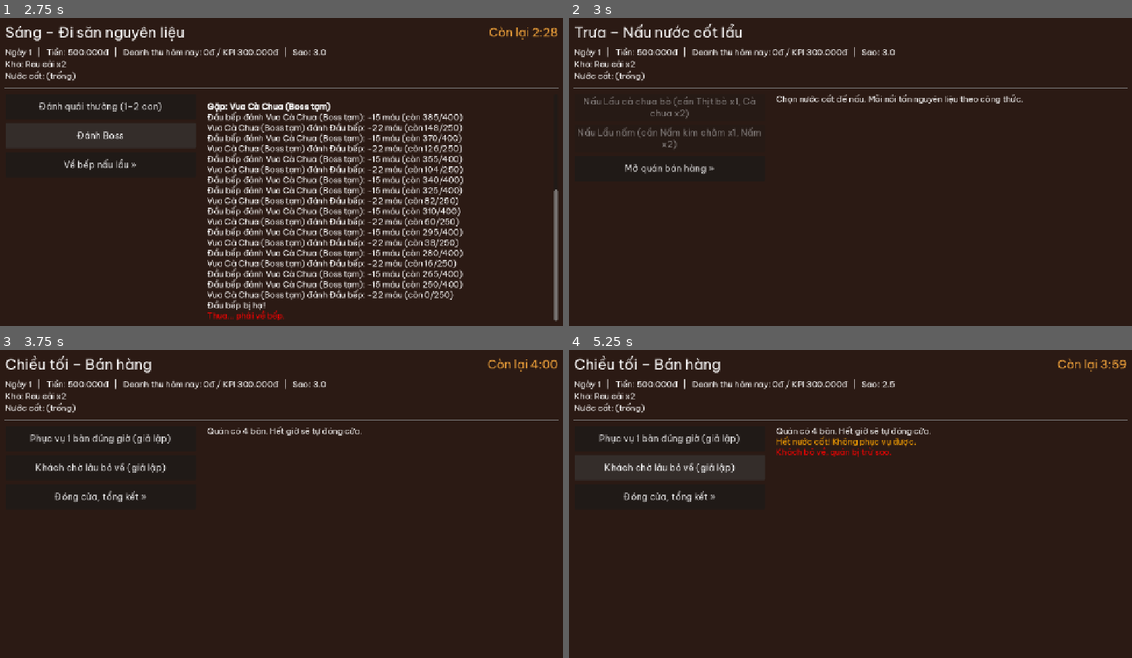
Above: before the commit, frames 1-4 (two rows, left to right).
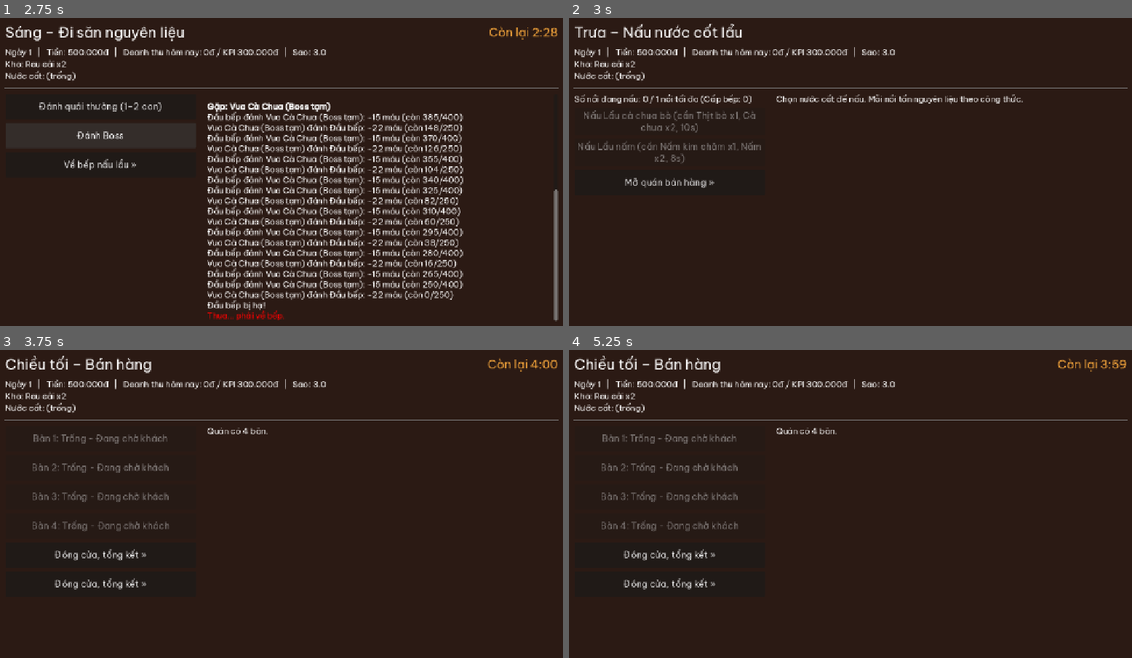
Above: after the commit, the same moments.

Repository: Znoywho/HotPot_SUNSUT
Game: Godot game, scene res://scenes/main_menu/main_menu.tscn
The game is run twice, just before and just after one commit, with the same random seed, the same clock (stepped at 60 frames per second) and the same inputs.
Inputs (mouse positions are in pixels of both pictures, inside the frame that each line leads up to):
- Up to frame 1 (2.75 s): click "Chơi mới" at 0.5 s; click "Đánh quái thường (1–2 con)" at 1.25 s; click "Đánh Boss" at 2 s
- Up to frame 2 (3 s): click "Về bếp nấu lẩu »" at 2.75 s
- Up to frame 3 (3.75 s): click "Mở quán bán hàng »" at 3.5 s
- Up to frame 4 (5.25 s): click (670, 439) at 4.25 s, where only the run before the commit has a clickable "Phục vụ 1 bàn đúng giờ (giả l…"; click (670, 467) at 5 s, where only the run before the commit has a clickable "Khách chờ lâu bỏ về (giả lập)"

Frame 1 is identical in both runs. In frame 2, 2.1% of the frame differs, in the area x 1-35%, y 24-56%; in frame 3, 2.0%; in frame 4, 2.6%, in the area x 5-65%, y 10-78%.

Commit message:
Implement Member 3 cook/sell tasks

Diff:
--- /dev/null
+++ b/data/broths/royal_broth.tres
@@ -0,0 +1,12 @@
+[gd_resource type="Resource" script_class="BrothData" load_steps=2 format=3]
+
+[ext_resource type="Script" path="res://data/classes/broth_data.gd" id="1"]
+
+[resource]
+script = ExtResource("1")
+id = "royal_broth"
+display_name = "Lẩu hoàng gia"
+ingredients = {"beef": 1, "shrimp": 1, "mushroom": 1}
+cook_time = 15.0
+price = 300000
+unlock_day = 15
--- /dev/null
+++ b/data/broths/seafood_broth.tres
@@ -0,0 +1,12 @@
+[gd_resource type="Resource" script_class="BrothData" load_steps=2 format=3]
+
+[ext_resource type="Script" path="res://data/classes/broth_data.gd" id="1"]
+
+[resource]
+script = ExtResource("1")
+id = "seafood_broth"
+display_name = "Lẩu hải sản"
+ingredients = {"shrimp": 2, "enoki": 1}
+cook_time = 12.0
+price = 220000
+unlock_day = 10
--- /dev/null
+++ b/data/broths/spicy_broth.tres
@@ -0,0 +1,12 @@
+[gd_resource type="Resource" script_class="BrothData" load_steps=2 format=3]
+
+[ext_resource type="Script" path="res://data/classes/broth_data.gd" id="1"]
+
+[resource]
+script = ExtResource("1")
+id = "spicy_broth"
+display_name = "Lẩu cay"
+ingredients = {"beef": 1, "tomato": 1, "greens": 1}
+cook_time = 9.0
+price = 180000
+unlock_day = 5
--- a/scenes/cook/cook_phase.gd
+++ b/scenes/cook/cook_phase.gd
@@ -1,12 +1,30 @@
 extends ScreenBase
 ## Trưa – nấu nước cốt lẩu.
-## BẢN TẠM: bấm là nấu xong ngay.
-## TODO(Tuấn): thời gian nấu = cook_time * Database.upgrade_value("stove"),
-##   giới hạn số nồi nấu cùng lúc theo cấp bếp, UI bếp thật.
+
+const BASE_POT_COUNT := 1
+
+var _cooking: Array[Dictionary] = []
 
 
 func _get_title() -> String:
 	return "Trưa – Nấu nước cốt lẩu"
+
+
+func _ready() -> void:
+	super._ready()
+
+
+func _process(delta: float) -> void:
+	super._process(delta)
+	for i in range(_cooking.size() - 1, -1, -1):
+		var pot := _cooking[i]
+		pot["remaining"] = float(pot["remaining"]) - delta
+		if float(pot["remaining"]) <= 0.0:
+			_cooking.remove_at(i)
+			GameState.add_broth(str(pot["broth_id"]))
+			log_line("Đã nấu xong 1 nồi %s." % str(pot["display_name"]))
+			_rebuild()
+	_update_pot_labels()
 
 
 func _setup() -> void:
@@ -16,16 +34,50 @@
 
 func _rebuild() -> void:
 	clear_actions()
+	var max_pots := BASE_POT_COUNT + GameState.get_upgrade_level("stove")
+	var info := Label.new()
+	info.text = "Số nồi đang nấu: %d / %d nồi tối đa (Cấp bếp: %d)" % [_cooking.size(), max_pots, GameState.get_upgrade_level("stove")]
+	info.add_theme_font_size_override("font_size", 18)
+	actions.add_child(info)
+	for pot in _cooking:
+		var row := Label.new()
+		row.text = "%s - %s - %.0fs" % [str(pot["display_name"]), "Đang nấu", maxf(float(pot["remaining"]), 0.0)]
+		row.add_theme_font_size_override("font_size", 18)
+		actions.add_child(row)
+		pot["ui_label"] = row
 	for broth in Database.broths_for_day(GameState.day):
+		var cook_time := broth.cook_time * Database.upgrade_value("stove")
 		var button := add_action(
-			"Nấu %s (cần %s)" % [broth.display_name, GameState.describe_items(broth.ingredients)],
+			"Nấu %s (cần %s, %.0fs)" % [broth.display_name, GameState.describe_items(broth.ingredients), cook_time],
 			_cook.bind(broth))
-		button.disabled = not GameState.has_items(broth.ingredients)
+		button.disabled = not GameState.has_items(broth.ingredients) or _cooking.size() >= max_pots
+	if _cooking.size() >= max_pots:
+		log_line("Bếp đã đầy nồi (tối đa %d nồi), hãy đợi nấu xong!" % max_pots)
 	add_action("Mở quán bán hàng »", DayManager.next_phase)
 
 
+func _update_pot_labels() -> void:
+	for pot in _cooking:
+		if pot.has("ui_label"):
+			var label: Label = pot["ui_label"]
+			label.text = "%s - %s - %.0fs" % [str(pot["display_name"]), "Đang nấu", maxf(float(pot["remaining"]), 0.0)]
+
+
 func _cook(broth: BrothData) -> void:
-	if GameState.consume_items(broth.ingredients):
-		GameState.add_broth(broth.id)
-		log_line("Đã nấu 1 nồi %s." % broth.display_name)
+	var max_pots := BASE_POT_COUNT + GameState.get_upgrade_level("stove")
+	if _cooking.size() >= max_pots:
+		log_line("Bếp đã đầy nồi (tối đa %d nồi), hãy đợi nấu xong!" % max_pots)
+		return
+	if not GameState.has_items(broth.ingredients):
+		return
+	if not GameState.consume_items(broth.ingredients):
+		return
+	var cook_time := broth.cook_time * Database.upgrade_value("stove")
+	_cooking.append({
+		"broth_id": broth.id,
+		"display_name": broth.display_name,
+		"remaining": cook_time,
+		"total": cook_time,
+	})
+	log_line("Bắt đầu nấu 1 nồi %s (%.0fs)." % [broth.display_name, cook_time])
 	_rebuild()
--- /dev/null
+++ b/scenes/sell/cart.gd
@@ -0,0 +1,24 @@
+class_name Cart
+extends Node
+
+var carrying_broth_id := ""
+
+
+func pick_broth(broth_id: String) -> bool:
+	if not GameState.take_broth(broth_id):
+		return false
+	carrying_broth_id = broth_id
+	return true
+
+
+func serve_to(table: TableNode) -> bool:
+	if carrying_broth_id == "":
+		return false
+	var ok := table.serve(carrying_broth_id)
+	if ok:
+		carrying_broth_id = ""
+	return ok
+
+
+func clear() -> void:
+	carrying_broth_id = ""
--- /dev/null
+++ b/scenes/sell/customer.gd
@@ -0,0 +1,37 @@
+class_name Customer
+extends Node
+
+signal order_placed(broth_id: String, side_items: Array[String])
+signal left_angry
+
+var desired_broth_id := ""
+var side_items: Array[String] = []
+var wait_time := 20.0
+var _remaining := 0.0
+var _active := false
+
+
+func setup(broth_id: String, sides: Array[String], wait_seconds: float) -> void:
+	desired_broth_id = broth_id
+	side_items = sides
+	wait_time = wait_seconds
+	_remaining = wait_seconds
+	_active = true
+	order_placed.emit(broth_id, sides)
+
+
+func _process(delta: float) -> void:
+	if not _active:
+		return
+	_remaining -= delta
+	if _remaining <= 0.0:
+		_active = false
+		left_angry.emit()
+
+
+func remaining_time() -> float:
+	return maxf(_remaining, 0.0)
+
+
+func stop_waiting() -> void:
+	_active = false
--- a/scenes/sell/sell_phase.gd
+++ b/scenes/sell/sell_phase.gd
@@ -1,44 +1,174 @@
 extends ScreenBase
 ## Chiều tối – bán hàng.
-## BẢN TẠM: bấm nút để giả lập phục vụ 1 bàn hoặc khách bỏ về.
-## TODO(Tuấn): khách vào nhận bàn -> gọi nước cốt + món nhúng -> người chơi chọn bàn,
-##   xếp món lên xe đẩy, giao đúng bàn. Giao kịp: tip 3–7% (+ Nội thất).
-##   Chờ quá lâu: khách bỏ về, GameState.lose_star(). Lượng khách x GameState.customer_multiplier.
 
 const TIP_MIN := 0.03
 const TIP_MAX := 0.07
+const BASE_EATING_TIME := 8.0
+const SPAWN_INTERVAL := 6.0
+const CUSTOMER_WAIT := 20.0
+
+var tables: Array[TableNode] = []
+var cart := Cart.new()
+var _spawn_timer := 3.0
+var _ui_timer := 0.0
+var _buttons: Array[Button] = []
 
 
 func _get_title() -> String:
 	return "Chiều tối – Bán hàng"
 
 
-func _setup() -> void:
-	add_action("Phục vụ 1 bàn đúng giờ (giả lập)", _serve_table)
-	add_action("Khách chờ lâu bỏ về (giả lập)", _customer_left)
-	add_action("Đóng cửa, tổng kết »", DayManager.next_phase)
-	log_line("Quán có %d bàn. Hết giờ sẽ tự đóng cửa." % GameState.tables_floor1)
+func _ready() -> void:
+	super._ready()
+	add_child(cart)
 
 
-func _serve_table() -> void:
-	var broth := _first_available_broth()
-	if broth == null:
-		log_line("[color=orange]Hết nước cốt! Không phục vụ được.[/color]")
-		return
-	GameState.take_broth(broth.id)
-	var tip_rate := randf_range(TIP_MIN, TIP_MAX) + Database.upgrade_value("furniture")
-	var tip := roundi(broth.price * tip_rate)
-	GameState.add_money(broth.price + tip)
-	log_line("Phục vụ %s: %s + tip %s" % [broth.display_name, GameState.format_money(broth.price), GameState.format_money(tip)])
+func _process(delta: float) -> void:
+	super._process(delta)
+	var spawn_interval := SPAWN_INTERVAL / maxf(0.2, GameState.customer_multiplier)
+	_spawn_timer -= delta
+	if _spawn_timer <= 0.0:
+		_spawn_timer = spawn_interval
+		_try_spawn_customer()
+	for table in tables:
+		if table.state == TableNode.State.WAITING_ORDER and table.customer:
+			if table.customer.remaining_time() <= 0.0:
+				_customer_timeout(table)
+		elif table.state == TableNode.State.EATING:
+			if table.eating_remaining() <= 0.0:
+				_finish_eating(table)
+	_ui_timer += delta
+	if _ui_timer >= 0.5:
+		_ui_timer = 0.0
+		_update_buttons()
 
 
-func _customer_left() -> void:
+func _setup() -> void:
+	for i in GameState.tables_floor1:
+		var table := TableNode.new()
+		table.eating_time = BASE_EATING_TIME * Database.upgrade_value("stove")
+		add_child(table)
+		tables.append(table)
+		table.customer_left.connect(_on_table_cleared)
+		table.eating_finished.connect(_on_eating_finished)
+	_rebuild_ui()
+	add_action("Đóng cửa, tổng kết »", DayManager.next_phase)
+	log_line("Quán có %d bàn." % GameState.tables_floor1)
+
+
+func _try_spawn_customer() -> void:
+	var empty_table := _first_empty_table()
+	if empty_table == null:
+		return
+	var broth := _random_unlocked_broth()
+	if broth == null:
+		return
+	var sides := _random_side_items()
+	var customer := Customer.new()
+	add_child(customer)
+	customer.setup(broth.id, sides, CUSTOMER_WAIT)
+	empty_table.occupy(customer)
+	empty_table.place_order(broth.id, sides)
+	log_line("Khách vào bàn, gọi %s." % broth.display_name)
+	_rebuild_ui()
+
+
+func _first_empty_table() -> TableNode:
+	for table in tables:
+		if table.state == TableNode.State.EMPTY:
+			return table
+	return null
+
+
+func _random_unlocked_broth() -> BrothData:
+	var broths := Database.broths_for_day(GameState.day)
+	if broths.is_empty():
+		return null
+	return broths[randi() % broths.size()]
+
+
+func _random_side_items() -> Array[String]:
+	var pool := ["beef", "mushroom", "greens", "shrimp", "enoki", "tomato"]
+	var count := 1 + randi() % 2
+	var result: Array[String] = []
+	for i in count:
+		result.append(pool[randi() % pool.size()])
+	return result
+
+
+func _serve_table(table: TableNode) -> void:
+	if table.state != TableNode.State.WAITING_ORDER:
+		return
+	if not cart.pick_broth(table.order_broth_id):
+		var broth := Database.get_broth(table.order_broth_id)
+		log_line("[color=orange]Kho chưa có món %s![/color]" % (broth.display_name if broth else table.order_broth_id))
+		return
+	if cart.serve_to(table):
+		log_line("Đã giao %s đến bàn." % table.order_broth_id)
+		_rebuild_ui()
+
+
+func _finish_eating(table: TableNode) -> void:
+	var broth := Database.get_broth(table.order_broth_id)
+	if broth:
+		var tip_rate := randf_range(TIP_MIN, TIP_MAX) + Database.upgrade_value("furniture")
+		var tip := roundi(broth.price * tip_rate)
+		GameState.add_money(broth.price + tip)
+		log_line("Khách thanh toán %s: %s + tip %s" % [broth.display_name, GameState.format_money(broth.price), GameState.format_money(tip)])
+	table.clear()
+	_rebuild_ui()
+
+
+func _customer_timeout(table: TableNode) -> void:
+	if table.state != TableNode.State.WAITING_ORDER:
+		return
 	GameState.lose_star()
 	log_line("[color=red]Khách bỏ về, quán bị trừ sao.[/color]")
+	table.clear()
+	_rebuild_ui()
 
 
-func _first_available_broth() -> BrothData:
-	for id in GameState.broths:
-		if GameState.get_broth_count(id) > 0:
-			return Database.get_broth(id)
-	return null
+func _on_table_cleared(_table: TableNode) -> void:
+	pass
+
+
+func _on_eating_finished(table: TableNode) -> void:
+	_finish_eating(table)
+
+
+func _rebuild_ui() -> void:
+	clear_actions()
+	_buttons.clear()
+	for i in tables.size():
+		var table := tables[i]
+		var button := Button.new()
+		button.custom_minimum_size = Vector2(0, 56)
+		button.add_theme_font_size_override("font_size", 20)
+		if table.state == TableNode.State.EMPTY:
+			button.text = "Bàn %d: Trống - Đang chờ khách" % (i + 1)
+			button.disabled = true
+		elif table.state == TableNode.State.WAITING_ORDER:
+			button.text = "👉 Giao món cho Bàn %d: Cần %s (%.0fs)" % [i + 1, table.order_broth_id, table.customer.remaining_time() if table.customer else 0.0]
+			button.disabled = false
+			button.pressed.connect(_serve_table.bind(table))
+		elif table.state == TableNode.State.EATING:
+			button.text = "Bàn %d: Khách đang ăn (%.0fs)" % [i + 1, table.eating_remaining()]
+			button.disabled = true
+		else:
+			button.text = "Bàn %d: %s" % [i + 1, "Trạng thái khác"]
+			button.disabled = true
+		actions.add_child(button)
+		_buttons.append(button)
+	add_action("Đóng cửa, tổng kết »", DayManager.next_phase)
+
+
+func _update_buttons() -> void:
+	for i in tables.size():
+		if i >= _buttons.size():
+			return
+		var table := tables[i]
+		var button := _buttons[i]
+		if table.state == TableNode.State.WAITING_ORDER:
+			button.text = "👉 Giao món cho Bàn %d: Cần %s (%.0fs)" % [i + 1, table.order_broth_id, table.customer.remaining_time() if table.customer else 0.0]
+		elif table.state == TableNode.State.EATING:
+			button.text = "Bàn %d: Khách đang ăn (%.0fs)" % [i + 1, table.eating_remaining()]
--- /dev/null
+++ b/scenes/sell/table.gd
@@ -0,0 +1,63 @@
+class_name TableNode
+extends Node
+
+enum State { EMPTY, OCCUPIED, WAITING_ORDER, SERVED, EATING }
+var state: State = State.EMPTY
+var customer: Customer = null
+var order_broth_id := ""
+var side_items: Array[String] = []
+var is_served := false
+var eating_time := 0.0
+var _eating_remaining := 0.0
+
+signal customer_arrived(table: TableNode)
+signal order_ready(table: TableNode, broth_id: String, side_items: Array[String])
+signal customer_left(table: TableNode)
+signal eating_finished(table: TableNode)
+
+
+func occupy(c: Customer) -> void:
+	customer = c
+	state = State.OCCUPIED
+	customer_arrived.emit(self)
+
+
+func place_order(broth_id: String, sides: Array[String]) -> void:
+	order_broth_id = broth_id
+	side_items = sides
+	state = State.WAITING_ORDER
+	order_ready.emit(self, broth_id, sides)
+
+
+func serve(broth_id: String) -> bool:
+	if state != State.WAITING_ORDER or broth_id != order_broth_id:
+		return false
+	is_served = true
+	state = State.EATING
+	_eating_remaining = eating_time
+	if customer:
+		customer.stop_waiting()
+	return true
+
+
+func _process(delta: float) -> void:
+	if state != State.EATING:
+		return
+	_eating_remaining -= delta
+	if _eating_remaining <= 0.0:
+		eating_finished.emit(self)
+
+
+func eating_remaining() -> float:
+	return maxf(_eating_remaining, 0.0)
+
+
+func clear() -> void:
+	if customer and customer.is_inside_tree():
+		customer.queue_free()
+	customer = null
+	order_broth_id = ""
+	side_items.clear()
+	is_served = false
+	state = State.EMPTY
+	customer_left.emit(self)
Not shown, added: scenes/sell/cart.gd.uid
Not shown, added: scenes/sell/customer.gd.uid
Not shown, added: scenes/sell/table.gd.uid
